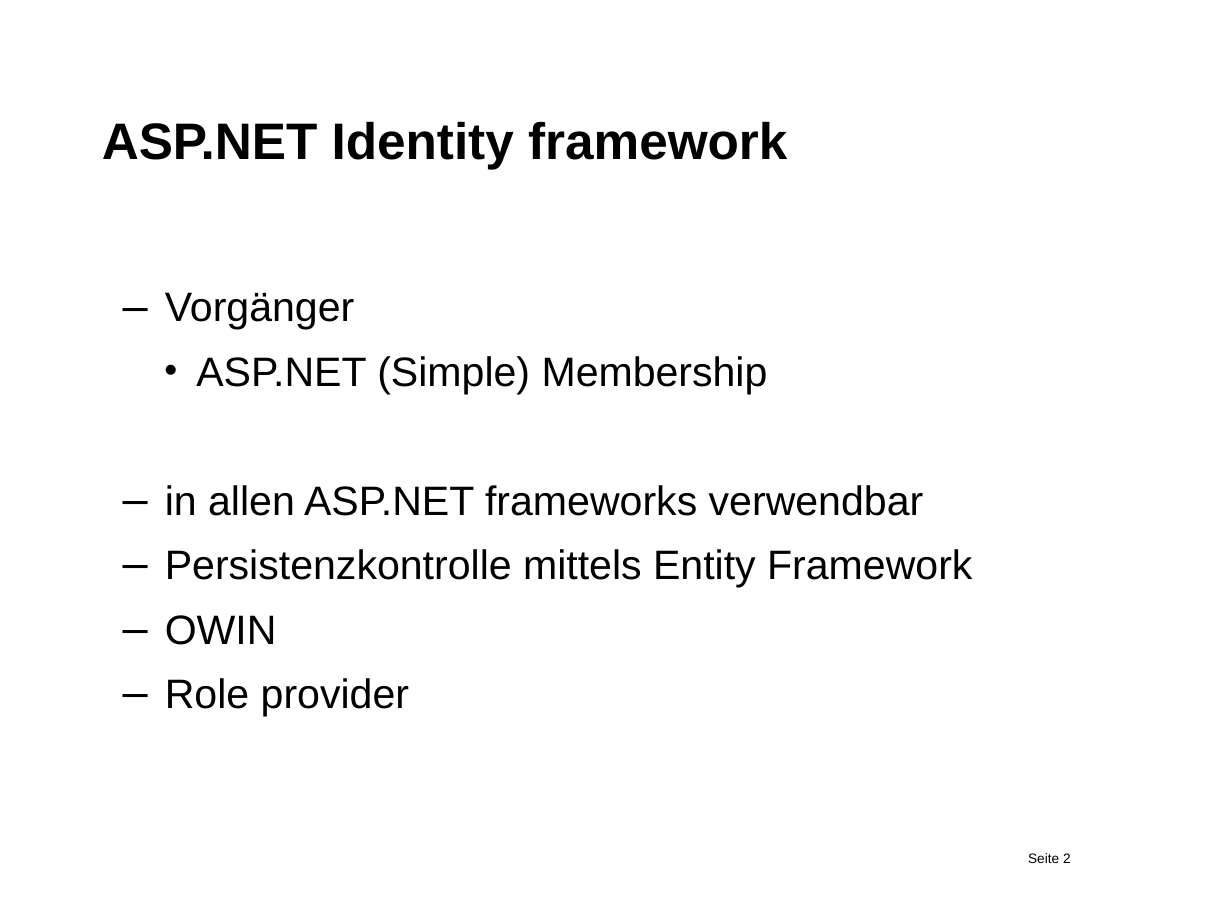
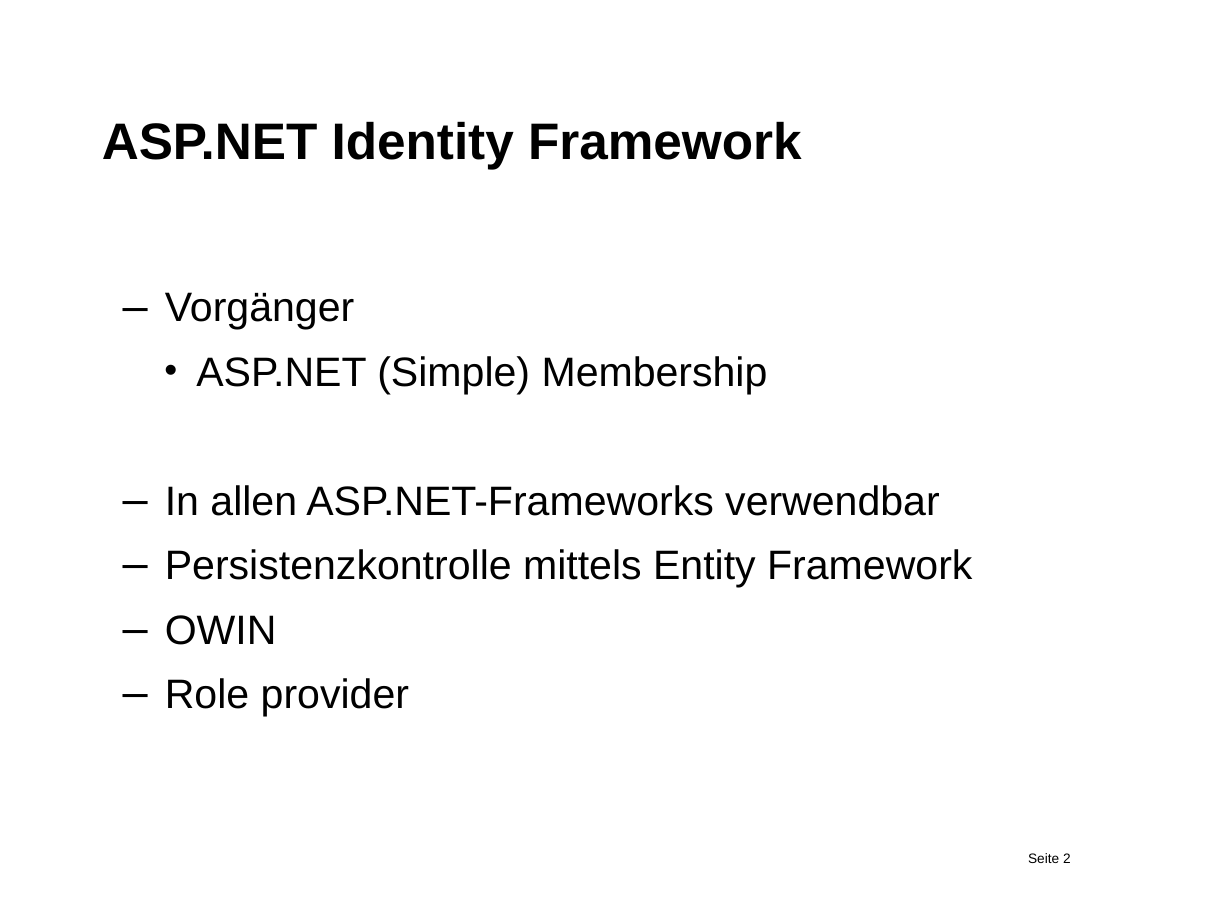
Before and after one commit to MseSfs/SfsProject, a slide deck: slide 2 of Dokumentation/ASP.NET- Role Based Security_S.Winkler_T.Luger.ppt. Drawn at 1232x924 pixels with LibreOffice and Linux fonts; fonts in the diff are those of the drawing; background and template pictures are left out. Boxes give left, top, right and bottom in pixels: in the first picture for what was removed or moved away, otherwise in the second. Text is boxed around its words. In the diff, an @@ line names an element or a change of style, - is before the commit and + after.

Commit message:
Corrected some typos in the presentation.

```diff
--- a/Dokumentation/ASP.NET- Role Based Security_S.Winkler_T.Luger.ppt
+++ b/Dokumentation/ASP.NET- Role Based Security_S.Winkler_T.Luger.ppt
@@ title at (x1=102, y1=121, x2=802, y2=169): text changed @@
-ASP.NET Identity framework
+ASP.NET Identity Framework
@@ text at (x1=165, y1=485, x2=940, y2=516): text changed @@
-  – in allen ASP.NET frameworks verwendbar
+  – In allen ASP.NET-Frameworks verwendbar
```
Also in this commit, not shown: 1 other slide changed.
